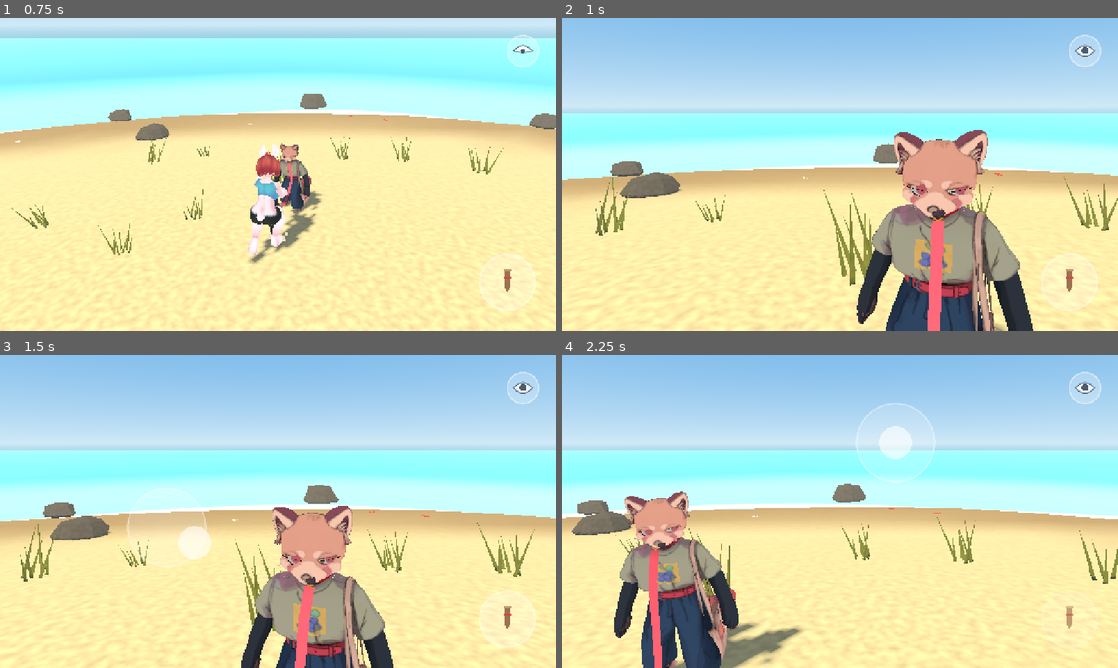
Above: before the commit, frames 1-4 (two rows, left to right).
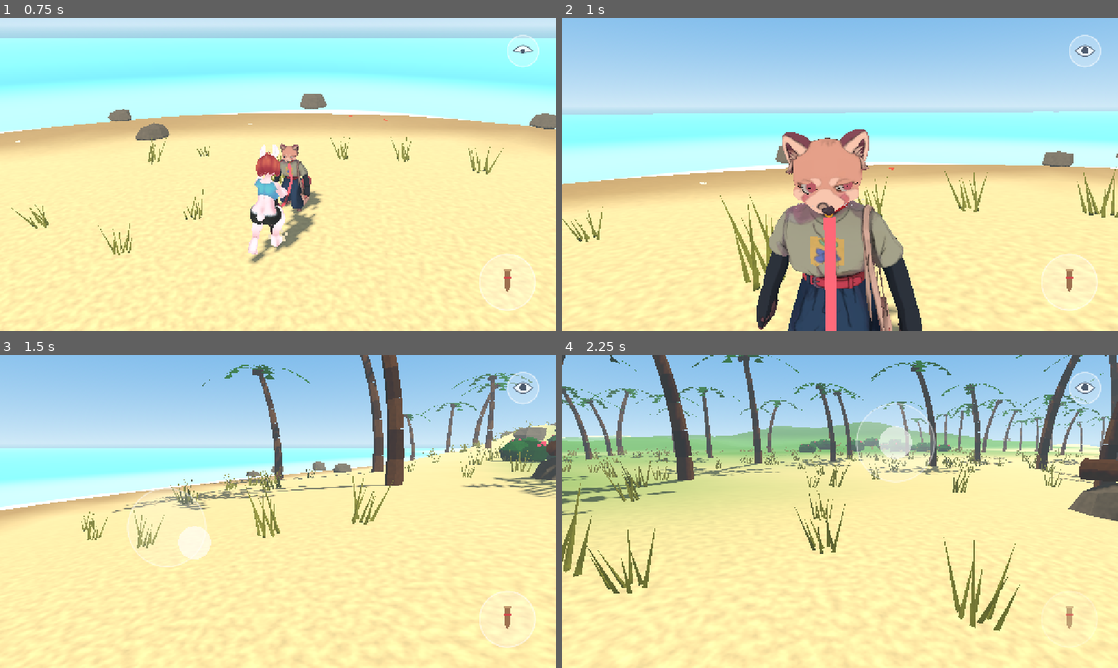
Above: after the commit, the same moments.

Repository: MrKrob00/Animal-Walk
Game: Godot game, scene res://scenes/main.tscn
Same seed, same stepped clock (60 frames per second), same inputs: the game is played once before the commit and once after it.
Inputs (mouse positions are in pixels of both pictures, inside the frame that each line leads up to):
- Up to frame 1 (0.75 s): move the mouse to (400, 158) at 0.52 s; hold D (move_right) from 0.53 s (still down); hold Space (act) from 0.53 s (still down); click (400, 158) at 0.67 s
- Up to frame 2 (1 s): keep holding D (move_right); keep holding Space (act); tap V (view) at 0.8 s
- Up to frame 3 (1.5 s): release D (move_right) at 1.25 s; release Space (act) at 1.25 s; drag from (166, 527) to (250, 574) at 1.27 s
- Up to frame 4 (2.25 s): move the mouse to (895, 442) at 2.02 s; hold D (move_right) from 2.03 s (still down); hold Space (act) from 2.03 s (still down); click (895, 442) at 2.17 s

Frame 1 is identical in both runs. In frame 2, 27% of the frame differs, in the area x 0-100%, y 29-100%; in frame 3, 35%; in frame 4, 45%, in the area x 0-100%, y 0-100%.

Commit message:
First person: the view turns with the body
She kept facing a point 3 m ahead once she stood, so walking past it turned her round while
the view stayed. Now the view starts where the character faces, turns with the body while it
walks or hammers, and the stick keeps the direction it was pushed in.

Co-Authored-By: Claude Opus 5.5 <noreply@anthropic.com>
Claude-Session: https://claude.ai/code/session_01Lbjh88uP794iDp2E8yqCqj

Diff:
--- a/scripts/camera_rig.gd
+++ b/scripts/camera_rig.gd
@@ -9,7 +9,8 @@
 ## First person (a button, or V): the camera sits at the eyes of the character you steer, whose
 ## head is hidden so it never gets in the way; the head turns after the view only partly (the
 ## eyes do the rest), so looking down shows the bunny's chest or TOFU's collar without breaking
-## a neck.
+## a neck. The view is the body's own: when the body turns (walking off sideways or back, the
+## hammer), the view turns with it; walking keeps the direction it set off in, the drag steers it.
 ## Walking is relative to the camera: the stick's "up" goes away from the camera.
 
 const FOV := 50.0
@@ -37,6 +38,9 @@
 const LOOK_MIN := -1.45  ## first person: furthest down (her chest shows; the neck turns only part of it)
 const LOOK_MAX := 0.9
 var _hidden_on: Node3D   ## whose head is hidden (first person)
+var body_leads := false  ## first person: the body turns by itself now (walking, busy), the view goes with it
+var _aim := 0.0          ## first person, walking: the yaw the stick is read against (the drag turns it)
+var _body_yaw := INF     ## the steered body's facing last frame, as a camera yaw
 var yaw := 0.0           ## round the character; 0 looks toward -Z (the sea at the start)
 var pitch := PITCH
 var distance := DISTANCE
@@ -69,8 +73,9 @@
 
 ## The ground directions the stick means: [right, forward] (unit, horizontal).
 func ground_axes() -> Array:
-	var fwd := Vector3(-sin(yaw), 0.0, -cos(yaw))
-	var right := Vector3(cos(yaw), 0.0, -sin(yaw))
+	var y := _aim if first_person and body_leads else yaw
+	var fwd := Vector3(-sin(y), 0.0, -cos(y))
+	var right := Vector3(cos(y), 0.0, -sin(y))
 	return [right, fwd]
 
 
@@ -81,7 +86,10 @@
 
 
 func turn(dx: float, dy: float) -> void:
-	yaw -= dx * TURN
+	if first_person and body_leads:
+		_aim -= dx * TURN    # walking: steer; the body turns that way and the view with it
+	else:
+		yaw -= dx * TURN
 	if first_person:
 		look = clampf(look - dy * TURN, LOOK_MIN, LOOK_MAX)
 	else:
@@ -96,8 +104,24 @@
 func set_first_person(on: bool) -> void:
 	first_person = on
 	look = -0.2
+	if on and target != null:
+		yaw = body_yaw(target)   # start from where the character looks
+	_body_yaw = INF
 	camera.near = 0.03 if on else 0.05
 	_show_head()
+
+
+## The way `who` faces, as a camera yaw (the models face +Z).
+static func body_yaw(who: Node3D) -> float:
+	return who.rotation.y + PI
+
+
+## First person: whether the body turns by itself now (the stick is held, or it is busy); while it
+## does, the view turns with it and the stick keeps the direction it was pushed in.
+func set_body_leads(on: bool) -> void:
+	if on and not body_leads:
+		_aim = yaw
+	body_leads = on
 
 
 func zoom_by(factor: float) -> void:
@@ -177,6 +201,10 @@
 	_place_camera()
 	if first_person and target.has_method("eye_position"):
 		_show_head()
+		var by := body_yaw(target)
+		if body_leads and _body_yaw != INF:
+			yaw += angle_difference(_body_yaw, by)   # the body turned: the eyes turn with it
+		_body_yaw = by
 		var eye: Vector3 = target.eye_position()
 		_fp_at = _fp_at.lerp(eye, 1.0 - exp(-25.0 * delta)) if _fp_ready else eye   # smooths the head's jitter
 		_fp_ready = true
@@ -185,6 +213,7 @@
 			target.gait.view_dir = -camera.global_basis.z
 	else:
 		_fp_ready = false
+		_body_yaw = INF
 
 
 var _fp_ready := false
--- a/scripts/main.gd
+++ b/scripts/main.gd
@@ -159,6 +159,8 @@
 	_time += delta
 	var v := read_input()
 	var running := forced_run or Input.is_action_pressed("run") or v.length() > 0.92
+	if camera_rig != null:
+		camera_rig.set_body_leads(v.length() > 0.05 or (_busy > 0.0 and not rules.steers_tofu()))
 	if _busy > 0.0:
 		_busy -= delta
 		if _busy <= 0.0:
@@ -179,6 +181,7 @@
 		if _busy > 0.0:
 			bunny.steer(Vector3.ZERO, delta, 30.0)
 		else:
+			bunny.face_target = Vector3.INF
 			_drive(bunny, v, running, delta)
 		# TOFU stays where the leash lets it be and watches the bunny.
 		tofu.steer(Vector3.ZERO, delta)
@@ -192,9 +195,10 @@
 	tofu.aim_collar(leash.pts[6] if leash.pts.size() > 6 else bunny.position, delta)
 	# First person: the one you steer turns its body to where you look (standing; walking already
 	# goes where you look), so the view never looks out through the back of its head.
+	# Walking (or busy) the body turns by itself and the view goes with it (`CameraRig.body_leads`).
 	if camera_rig.first_person:
 		var me: Actor = tofu if rules.steers_tofu() else bunny
-		if me.speed < 0.3:
+		if me.speed < 0.3 and not camera_rig.body_leads:
 			var ax: Array = camera_rig.ground_axes()
 			me.face_target = me.position + (ax[1] as Vector3) * 3.0
 	stake.set_hint(rules.can_pick(bunny.position), _time)
--- a/tests/test_first_person.gd
+++ b/tests/test_first_person.gd
@@ -47,6 +47,34 @@
 	await process_frame
 	Check.ok(not rig.first_person and tofu.skeleton.get_bone_pose_scale(hb).x > 0.99, "back in third person the head shows again")
 	Check.ok(rig.camera.global_position.distance_to(tofu.eye_position()) > 1.5, "and the camera is behind again")
+	# The view is the body's own: it starts where the character faces, turns with the body when
+	# it walks off another way, and walking on never turns the body round (it did: it kept
+	# facing a point 3 m ahead and spun round once it walked past it, the view staying put).
+	tofu.rotation.y = 1.0
+	main.toggle_view()
+	Check.ok(absf(angle_difference(rig.yaw, CameraRig.body_yaw(tofu))) < 0.01, "first person starts looking where the character faces")
+	main.forced_input = Vector2(0, 0.7)   # the stick pulled back: turn round and walk off
+	for i in 90:
+		await physics_frame
+	await process_frame
+	var turned := absf(angle_difference(CameraRig.body_yaw(tofu), 1.0 + PI))
+	var with_body := absf(angle_difference(rig.yaw, CameraRig.body_yaw(tofu)))
+	Check.ok(turned > 2.9, "stick back: the body turns round (%.0f degrees)" % rad_to_deg(turned))
+	Check.ok(with_body < 0.1, "and the view turns with it (%.0f degrees off the body)" % rad_to_deg(with_body))
+	main.forced_input = Vector2(0, -0.7)   # stick forward for a while: no turning round
+	for i in 60:
+		await physics_frame
+	var y0 := CameraRig.body_yaw(tofu)
+	var worst := 0.0
+	for i in 240:
+		await physics_frame
+		worst = maxf(worst, absf(angle_difference(CameraRig.body_yaw(tofu), y0)))
+	Check.ok(worst < 0.15, "walking straight on, the body keeps its way (turned at most %.0f degrees)" % rad_to_deg(worst))
+	main.forced_input = Vector2.ZERO
+	for i in 60:
+		await physics_frame
+	await process_frame
+	Check.ok(absf(angle_difference(rig.yaw, CameraRig.body_yaw(tofu))) < 0.1, "stopped, the view and the body still agree")
 	Check.finish(self)
 
 
Not shown, changed: CLAUDE.md
